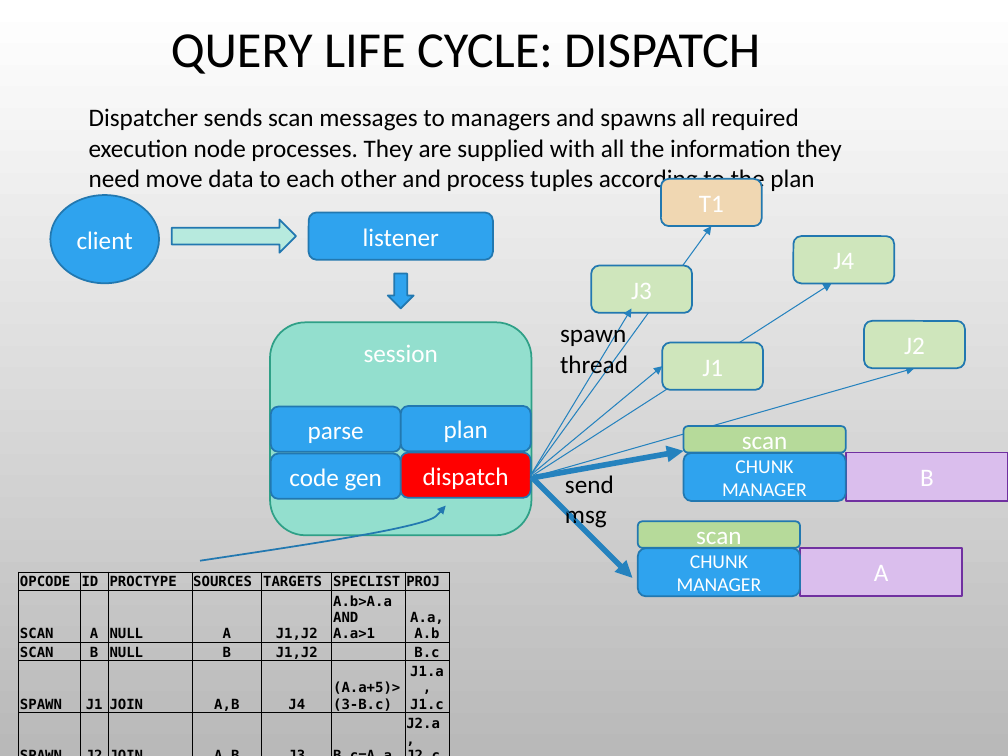
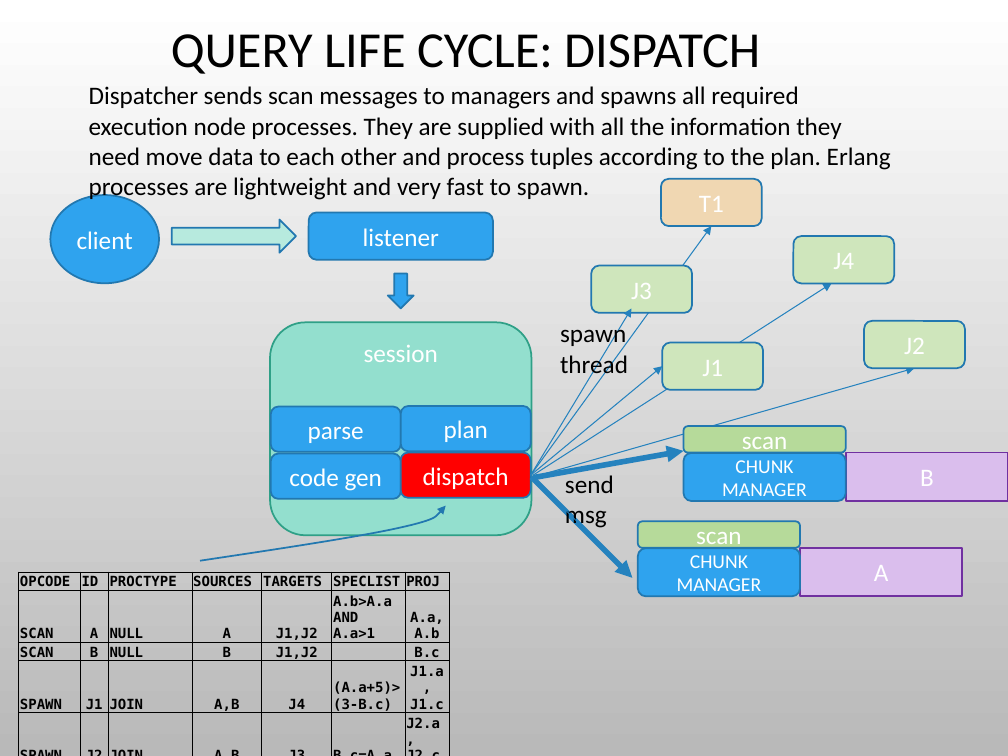
Before and after one commit to charlesduffy/erlysql, a slide deck: slide 19 of doc/Pitch1.pptx. Drawn at 1008x756 pixels with LibreOffice and Linux fonts; fonts in the diff are those of the drawing; background and template pictures are left out. Boxes give left, top, right and bottom in pixels: in the first picture for what was removed or moved away, otherwise in the second. Text is boxed around its words. In the diff, an @@ line names an element or a change of style, - is before the commit and + after.

```diff
--- a/doc/Pitch1.pptx
+++ b/doc/Pitch1.pptx
@@ text at <box>89,86,891,202</box>: text changed @@
-Dispatcher sends scan messages to managers and spawns all required execution node processes. They are supplied with all the information they need move data to each other and process tuples according to the plan
+Dispatcher sends scan messages to managers and spawns all required execution node processes. They are supplied with all the information they need move data to each other and process tuples according to the plan. Erlang processes are lightweight and very fast to spawn.
```
Also in this commit, not shown: 6 other slides changed.
